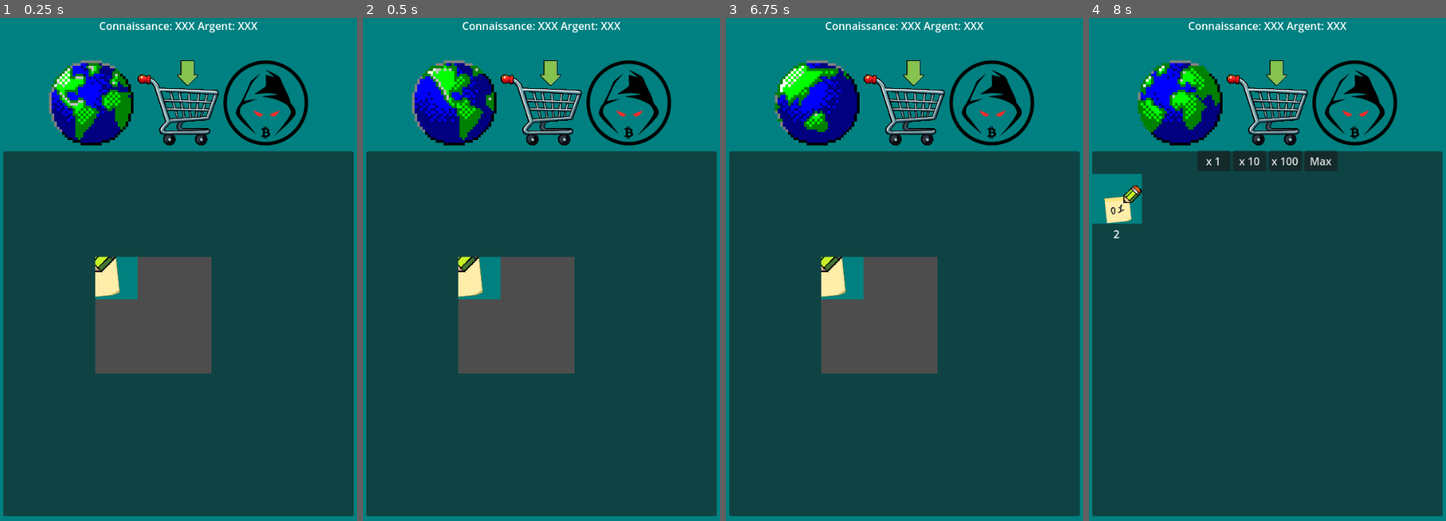
Above: before the commit, frames 1-4 (left to right).
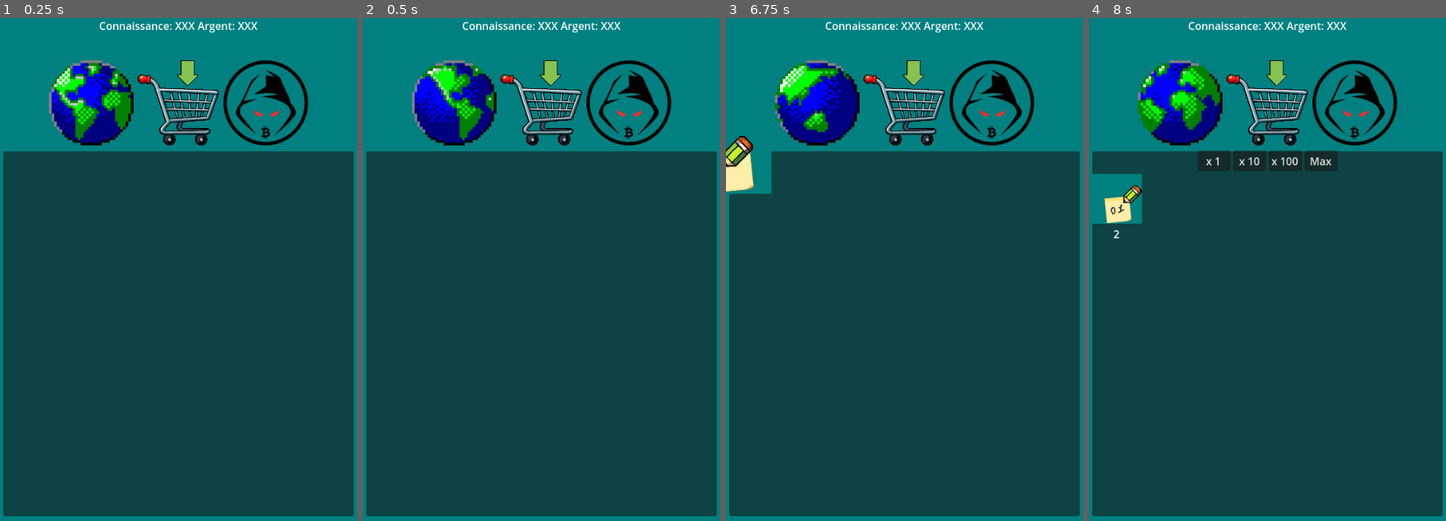
Above: after the commit, the same moments.

Repository: Proksimas/HackerIDLE
Game: Godot game, scene res://Game/main.tscn
Two runs of this game, one before a commit and one after it. Both use one fixed random seed, a clock stepped at 60 frames per second and the inputs below.
Inputs (mouse positions are in pixels of both pictures, inside the frame that each line leads up to):
- Up to frame 1 (0.25 s): no input
- Up to frame 2 (0.5 s): no input
- Up to frame 3 (6.75 s): click (818, 103) at 0.5 s; click (904, 103) at 1.25 s; click (990, 103) at 2 s; click "x 1" at 2.75 s; click "x 10" at 3.5 s; click "x 100" at 4.25 s; click "Max" at 5 s; click (754, 199) at 5.75 s; click (818, 103) at 6.5 s
- Up to frame 4 (8 s): click (1267, 103) at 7.25 s

The runs differ from the first frame. In frame 1, 7.5% of the frame differs, in the area x 26-60%, y 47-71%; in frame 2, 7.5%; in frame 3, 8.8%, in the area x 0-60%, y 23-71%; in frame 4, nothing differs.

Commit message:
i think need a rework of the interface

Diff:
--- a/hackeridle/Game/Clickers/learning_clicker.gd
+++ b/hackeridle/Game/Clickers/learning_clicker.gd
@@ -1,16 +1,13 @@
 extends StaticBody2D
 
 @onready var learning_clicker_sprite: AnimatedSprite2D = %LearningClickerSprite
+@onready var collider: CollisionShape2D = %Collider
 
 
 var current_item_cara: Dictionary
 # Called when the node enters the scene tree for the first time.
 func _ready() -> void:
 
-	#TEST
-	set_learning_clicker(LearningItemsDB.get_item_cara("post-it"))
-
-	#END TEST
 	pass # Replace with function body.
 
 
--- a/hackeridle/Game/Clickers/learning_clicker.tscn
+++ b/hackeridle/Game/Clickers/learning_clicker.tscn
@@ -17,6 +17,7 @@
 animation = &"post-it"
 
 [node name="Collider" type="CollisionShape2D" parent="."]
+unique_name_in_owner = true
 shape = SubResource("RectangleShape2D_q8md2")
 
 [connection signal="input_event" from="." to="." method="_on_input_event"]
--- a/hackeridle/Game/Interface/Interface.tscn
+++ b/hackeridle/Game/Interface/Interface.tscn
@@ -11,7 +11,7 @@
 [ext_resource type="Texture2D" uid="uid://b1iqfrbgyraf2" path="res://Game/Graphics/App_icons/IE_128/1f9aaee199e94969e87c43b9c8423839mEe1eqnFu0zm3krm-5.png" id="7_5377l"]
 [ext_resource type="Texture2D" uid="uid://cijat4sqsk5mx" path="res://Game/Graphics/App_icons/IE_128/1f9aaee199e94969e87c43b9c8423839mEe1eqnFu0zm3krm-6.png" id="8_dni6j"]
 [ext_resource type="Texture2D" uid="uid://rkrcm4e2dr5b" path="res://Game/Graphics/App_icons/IE_128/1f9aaee199e94969e87c43b9c8423839mEe1eqnFu0zm3krm-7.png" id="9_0m815"]
-[ext_resource type="PackedScene" uid="uid://cw4lwc84l8omh" path="res://Game/Clickers/learning_clicker.tscn" id="13_ctqbe"]
+[ext_resource type="Script" path="res://Game/Interface/learning.gd" id="12_341t5"]
 [ext_resource type="PackedScene" uid="uid://cm3anxcysmylc" path="res://Game/Interface/Shop.tscn" id="13_ojfgi"]
 
 [sub_resource type="StyleBoxFlat" id="StyleBoxFlat_kypw6"]
@@ -38,17 +38,26 @@
 
 [sub_resource type="StyleBoxEmpty" id="StyleBoxEmpty_s1qt0"]
 
-[node name="Interface" type="CanvasLayer"]
-script = ExtResource("1_81dom")
-
-[node name="Panel" type="Panel" parent="."]
+[node name="Interface" type="Control"]
+layout_mode = 3
 anchors_preset = 15
 anchor_right = 1.0
 anchor_bottom = 1.0
 grow_horizontal = 2
 grow_vertical = 2
+mouse_filter = 1
+script = ExtResource("1_81dom")
+metadata/_edit_use_anchors_ = true
+
+[node name="Panel" type="Panel" parent="."]
+layout_mode = 1
+anchors_preset = 15
+anchor_right = 1.0
+anchor_bottom = 1.0
+grow_horizontal = 2
+grow_vertical = 2
+mouse_filter = 2
 theme_override_styles/panel = SubResource("StyleBoxFlat_kypw6")
-metadata/_edit_use_anchors_ = true
 
 [node name="VBoxContainer" type="VBoxContainer" parent="Panel"]
 layout_mode = 1
@@ -109,6 +118,8 @@
 [node name="MarginContainer" type="MarginContainer" parent="Panel/VBoxContainer"]
 layout_mode = 2
 size_flags_vertical = 3
+mouse_filter = 2
+mouse_default_cursor_shape = 4
 theme_override_constants/margin_left = 5
 theme_override_constants/margin_top = 5
 theme_override_constants/margin_right = 5
@@ -119,34 +130,17 @@
 layout_mode = 2
 size_flags_vertical = 3
 size_flags_stretch_ratio = 3.85
+mouse_filter = 2
+mouse_default_cursor_shape = 3
 current_tab = 0
 tabs_visible = false
 
-[node name="Connaissance" type="Control" parent="Panel/VBoxContainer/MarginContainer/MainTab"]
+[node name="Learning" type="Control" parent="Panel/VBoxContainer/MarginContainer/MainTab"]
 unique_name_in_owner = true
 layout_mode = 2
+mouse_filter = 2
+script = ExtResource("12_341t5")
 metadata/_tab_index = 0
-
-[node name="SubViewportContainer" type="SubViewportContainer" parent="Panel/VBoxContainer/MarginContainer/MainTab/Connaissance"]
-layout_mode = 1
-anchors_preset = 15
-anchor_right = 1.0
-anchor_bottom = 1.0
-offset_left = 139.0
-offset_top = 159.0
-offset_right = -215.0
-offset_bottom = -215.0
-grow_horizontal = 2
-grow_vertical = 2
-stretch = true
-
-[node name="SubViewport" type="SubViewport" parent="Panel/VBoxContainer/MarginContainer/MainTab/Connaissance/SubViewportContainer"]
-handle_input_locally = false
-physics_object_picking = true
-size = Vector2i(176, 176)
-render_target_update_mode = 4
-
-[node name="LearningClicker" parent="Panel/VBoxContainer/MarginContainer/MainTab/Connaissance/SubViewportContainer/SubViewport" instance=ExtResource("13_ctqbe")]
 
 [node name="Hack" type="Control" parent="Panel/VBoxContainer/MarginContainer/MainTab"]
 unique_name_in_owner = true
--- a/hackeridle/Game/Interface/interface.gd
+++ b/hackeridle/Game/Interface/interface.gd
@@ -1,6 +1,7 @@
-extends CanvasLayer
+extends Control
 
-@onready var connaissance: Control = %Connaissance
+
+@onready var learning: Control = %Learning
 @onready var hack: Control = %Hack
 @onready var shop: Control = %Shop
 @onready var main_tab: TabContainer = %MainTab
@@ -17,18 +18,11 @@
 
 
 func _on_shopping_pressed() -> void:
-	close_main_tab()
 	shop.show()
 	pass # Replace with function body.
 
 
 func _on_navigator_pressed() -> void:
-	close_main_tab()
-	connaissance.show()
+	learning.show()
+	learning.set_learning_clicker()
 	pass # Replace with function body.
-
-func close_main_tab():
-	for child in main_tab.get_children():
-		child.hide()
-
-pass
--- /dev/null
+++ b/hackeridle/Game/Interface/learning.gd
@@ -0,0 +1,23 @@
+extends Control
+
+const LEARNING_CLICKER = preload("res://Game/Clickers/learning_clicker.tscn")
+
+
+
+func set_learning_clicker():
+	_clear()
+	var new_lc = LEARNING_CLICKER.instantiate()
+	self.add_child(new_lc)
+	#On affiche l'item de learning le plus récent
+	var last_item_name = Player.learning_item_bought.keys()[-1]
+	var last_item = LearningItemsDB.get_item_cara(last_item_name)
+	new_lc.set_learning_clicker(last_item)  #mettre les cara de l'ite
+	pass
+
+func resize_viewxport(clicker_size):
+	pass
+
+
+func _clear():
+	for elmt in self.get_children():
+		elmt.queue_free()
--- a/hackeridle/Game/Interface/shop.gd
+++ b/hackeridle/Game/Interface/shop.gd
@@ -6,6 +6,8 @@
 const SHOP_ITEM = preload("res://Game/Interface/shop_item.tscn")
 # Called when the node enters the scene tree for the first time.
 func _ready() -> void:
+
+	#Le joueur commence forcement avec le premier item au niveau 1
 	player_bought_item("post-it", 1)
 
 	pass # Replace with function body.
--- a/hackeridle/Game/OthersSingleton/global.gd
+++ b/hackeridle/Game/OthersSingleton/global.gd
@@ -1,6 +1,4 @@
 extends Node
-
-
 
 
 func load_json(path: String) -> Dictionary:
@@ -29,3 +27,10 @@
 	elif number >= pow(10, 9):
 		return (number/ pow(10, 9)) + " Milliards"
 	pass
+
+
+func get_center_pos(target_size = Vector2.ZERO) -> Vector2:
+	"""Renvoie la position de la target pour qu'elle soit au centre"""
+	var screen_size = DisplayServer.window_get_size()
+
+	return (Vector2(screen_size) - Vector2(target_size))  / 2
--- a/hackeridle/Game/OthersSingleton/player.gd
+++ b/hackeridle/Game/OthersSingleton/player.gd
@@ -15,6 +15,8 @@
 
 func _ready() -> void:
 	learning_item_bought.clear() # on vide le dictionnaire
+
+
 
 
 func add_item(item_cara):
--- a/hackeridle/Game/main.gd
+++ b/hackeridle/Game/main.gd
@@ -1,4 +1,4 @@
-extends Node2D
+extends Node
 
 
 # Called when the node enters the scene tree for the first time.
--- a/hackeridle/Game/main.tscn
+++ b/hackeridle/Game/main.tscn
@@ -3,7 +3,7 @@
 [ext_resource type="Script" path="res://Game/main.gd" id="1_2eeu2"]
 [ext_resource type="PackedScene" uid="uid://bvny24o7ir84f" path="res://Game/Interface/Interface.tscn" id="2_jep8t"]
 
-[node name="Main" type="Node2D"]
+[node name="Main" type="Node"]
 script = ExtResource("1_2eeu2")
 
 [node name="Interface" parent="." instance=ExtResource("2_jep8t")]
Not shown: 1 places in hackeridle/Game/Clickers/learning_clicker.tscn that only renumber resources
